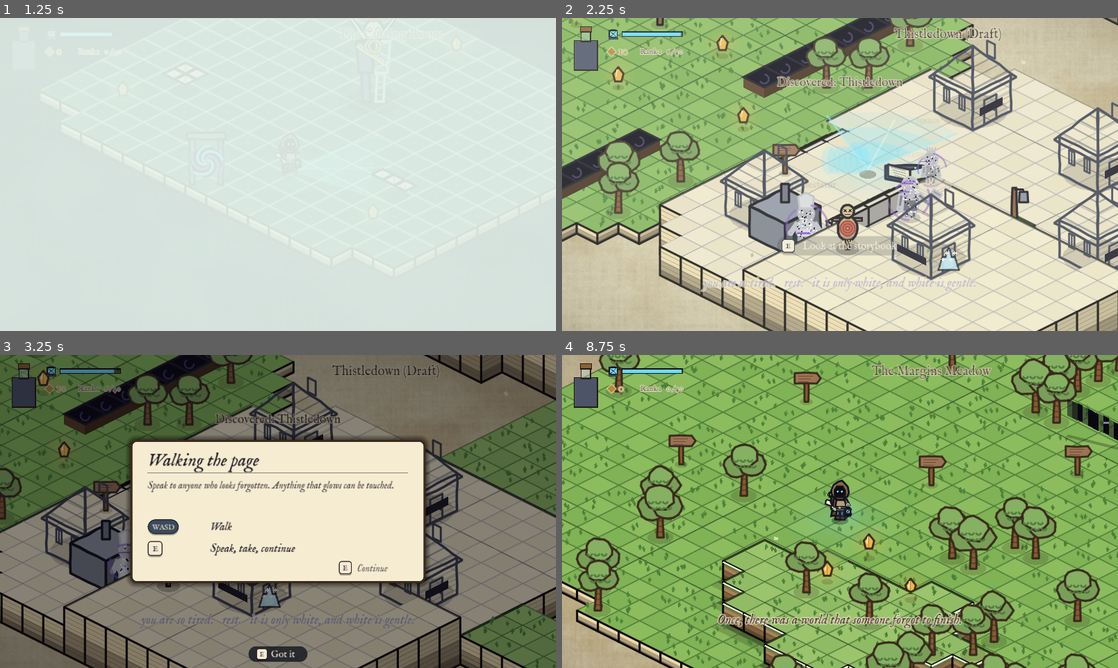
Above: before the commit, frames 1-4 (two rows, left to right).
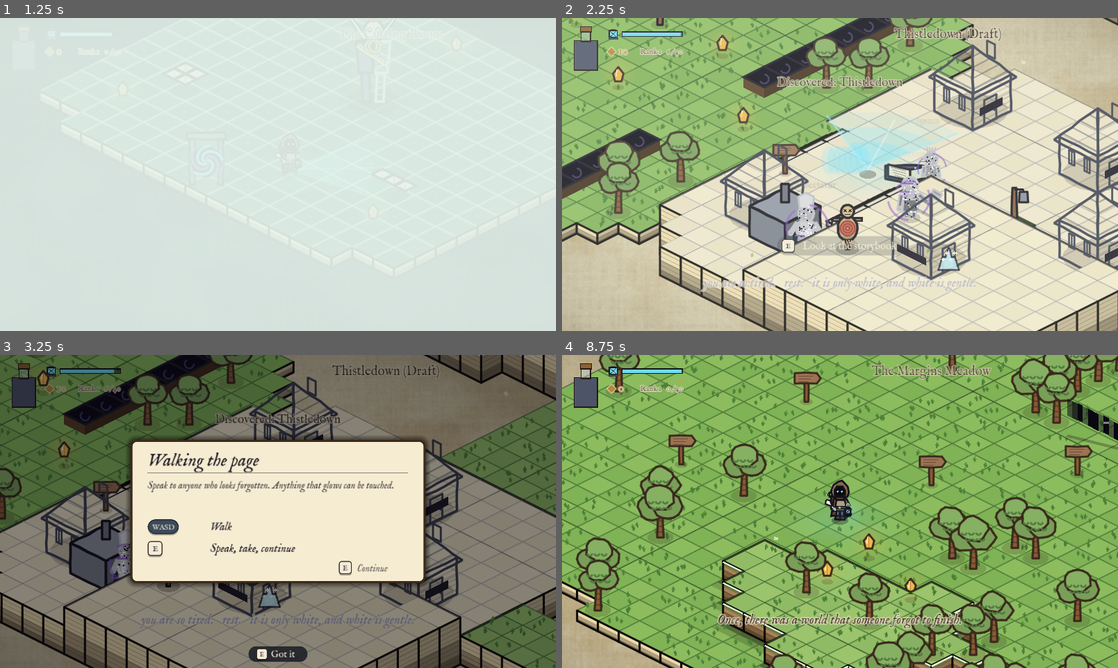
Above: after the commit, the same moments.

Repository: calebwilsonit-tech/The_Last_Storytender
Game: Godot game, scene res://scenes/editor_scissor.tscn
Same seed, same stepped clock (60 frames per second), same inputs: the game is played once before the commit and once after it. This scene is started directly instead of the project's main scene.
Inputs (mouse positions are in pixels of both pictures, inside the frame that each line leads up to):
- Up to frame 1 (1.25 s): tap Enter (ui_accept) at 0.5, 0.77, 1.07 s; move the mouse to (400, 158) at 0.52 s; hold D (move_right) from 0.53 s (still down); hold Q (lantern) from 0.53 s (still down); click (400, 158) at 0.67 s
- Up to frame 2 (2.25 s): release D (move_right) at 1.25 s; release Q (lantern) at 1.25 s; drag from (728, 190) to (812, 237) at 1.27 s; move the mouse to (895, 105) at 2.02 s; hold D (move_right) from 2.03 s (still down); hold Q (lantern) from 2.03 s (still down); tap Shift (dash) at 2.1 s
- Up to frame 3 (3.25 s): release D (move_right) at 2.75 s; release Q (lantern) at 2.75 s; drag from (250, 574) to (111, 464) at 2.77 s
- Up to frame 4 (8.75 s): move the mouse to (1006, 558) at 3.52 s; hold A (move_left) 3.53-4.25 s; hold E (interact) 3.53-4.25 s; tap Enter (ui_accept) at 3.77, 4.07, 6.77, 7.07 s; tap Q (lantern) every 1.5 s from 3.8 to 8.3 s; tap F12 (debug_reset) at 4.15 s; drag from (673, 464) to (756, 433) at 4.27 s; move the mouse to (867, 511) at 5.02 s; hold S (move_down) 5.03-5.75 s; hold V (paste) 5.03-5.75 s; click (867, 511) at 5.17 s; tap M (map) at 5.65 s; drag from (756, 433) to (728, 527) at 5.77 s; move the mouse to (962, 495) at 6.52 s; hold W (move_up) 6.53-7.25 s; hold Ctrl (sneak) 6.53-7.25 s; tap Escape (ui_cancel) at 7.15 s; drag from (728, 527) to (812, 574) at 7.27 s; move the mouse to (895, 442) at 8.02 s; hold S (move_down) from 8.03 s (still down); hold 3 (style_italic) from 8.03 s (still down)

Frame 1 is identical in both runs. In frame 2, 0.6% of the frame differs, in the area x 28-71%, y 8-71%; in frame 3, less than 0.1%; in frame 4, less than 0.1%.

Commit message:
Seal tree walls (wider tree colliders), fewer lantern posts (5), die to the last post you rested at, quit beside the nearest post, tighter see-through fading
Co-Authored-By: Claude Sonnet 5.5 <noreply@anthropic.com>
Claude-Session: https://claude.ai/code/session_016gJ6h7fwHSB3wbPLZqVGQo

Diff:
--- a/data/prologue_map.gd
+++ b/data/prologue_map.gd
@@ -17,7 +17,7 @@
 const OFFSET := Vector2i(64, 40)      # where the original 40x26 core sits (old saves are shifted by this)
 const START_CELL := Vector2i(16, 54)
 const REGIONS := {"m": "The Margins Meadow", "s": "The Page's Edge", "o": "The Old Meadow", "t": "Thistledown", "r": "The Whispering Orchard", "i": "The Ink-Wells", "h": "Mill Ridge", "g": "Graveyard of Deleted Scenes", "e": "The Margin Gate", "x": "The Hushed Glade", "n": "The Footnote Hollow"}
-const WAYPOINTS: Array[Dictionary] = [{"id": "meadow", "name …(113 unchanged characters)… ell": [46, 27], "region": "r"}, {"id": "wells", "name": "Ink-Well Lantern Post", "cell": [38, 70], "region": "i"}, {"id": "oldmeadow", "name": "Old Meadow Lantern Post", "cell": [76, 50], "region": "o"}, {"id": "square", "name": "Thistledown Square", "cell": [95, 52], "region": "t"}, {"id": "ridge", "name": "Mill Ridge Lantern Post", "cell": [92, 31], "region": "h"}, {"id": "graves", "name": "Graveyard Lantern Post", "cell": [79, 70], "region": "g"}, {"id": "gate", "name": "Margin Gate Lantern Post", "cell": [118, 52], "region": "e"}]
+const WAYPOINTS: Array[Dictionary] = [{"id": "meadow", "name …(113 unchanged characters)… ell": [46, 27], "region": "r"}, {"id": "oldmeadow", "name": "Old Meadow Lantern Post", "cell": [76, 50], "region": "o"}, {"id": "square", "name": "Thistledown Square", "cell": [95, 52], "region": "t"}, {"id": "gate", "name": "Margin Gate Lantern Post", "cell": [118, 52], "region": "e"}]
 const LORE := {"edge_1": [12, 52], "edge_2": [12, 58], "meadow_1": [22, 49], "meadow_2": [36, 60], "meadow_3": [50, 52] …(307 unchanged characters)…
 const CHESTS := {"34,65": "tier:1", "45,36": "tier:2", "31,85": "tier:2", "63,54": "tier:3", "105,27": "tier:3", "86,33 …(354 unchanged characters)…
 const RIDDLES := {"r0": {"stone": [39, 67], "gate": [37, 65], "axis": [0, 1], "chest": [34, 65], "prefix": "The gate is …(1004 unchanged characters)…
@@ -54,7 +54,7 @@
 	"                            T......T..T...T.......T.T.......T...               ............g..........T.....T....                   ",
 	"                             T.......T....T....... T.T....TTTT                 .......TT..Cq........n.T.....T...T                   ",
 	"                               .......T.T  ..TT.T.     .TT..                   ....TTTTTTT.....T....L.TT.U.TT.T..                   ",
-	"                                 ...T.      .....                                ..T.....T..Y...................                    ",
+	"                                 ...T.      .....                                ..T.....T......................                    ",
 	"                             .           .......T.                               ........TC........gq......S...                     ",
 	"                           ..... ...     .TTTTTTT.                               ..U..q..T.............T.....                       ",
 	"                           .T.C......    .T.....T.                               ........T..T.T...........                          ",
@@ -93,7 +93,7 @@
 	"                 T........T.T..T.....T.S..T....                         .........                                                   ",
 	"                       ........TTTTTTT....T....                         .........                                                   ",
 	"                           ....................                         ...........                                                 ",
-	"                              ........Y........                         .......Y....T                                               ",
+	"                              .................                         ............T                                               ",
 	"                                 ............T.                              .......T.....                                          ",
 	"                                    ...........                  .........T..................                                       ",
 	"                         ....T..    .........T.                 .....T...z.......C............                                      ",
--- a/scripts/game_state.gd
+++ b/scripts/game_state.gd
@@ -14,6 +14,12 @@
 var mnemosynth := 0
 var ink := 100.0                  # carried between scenes
 var spawn_cell := Vector2i(-1, -1)  # where the overworld should place the player (-1 = map start)
+var last_post := ""                 # the lantern post you last rested at or arrived by: where dying sends you
+var before_exit: Callable           # the overworld sets this so closing the game records the nearest post
+
+func prepare_exit() -> void:
+	if before_exit.is_valid():
+		before_exit.call()
 var flags: Dictionary = {}
 var in_dialogue := false
 
@@ -298,7 +304,7 @@
 		"inventory": inventory, "equipment": equipment, "quick_slots": quick_slots, "quick_active": quick_active,
 		"sources": sources.map(func(src): return {"id": src["id"], "x": src["origin"].x, "y": src["origin"].y, "r": src["radius"]}),
 		"town_published": town_published, "difficulty": difficulty,
-		"spawn": [spawn_cell.x, spawn_cell.y], "attrs": attrs, "free_points": free_points,
+		"spawn": [spawn_cell.x, spawn_cell.y], "last_post": last_post, "attrs": attrs, "free_points": free_points,
 	}
 	var f := FileAccess.open(SAVE_PATH, FileAccess.WRITE)
 	if f:
@@ -341,6 +347,7 @@
 		attrs[str(k)] = int(data["attrs"][k])
 	var sp: Array = data.get("spawn", [-1, -1])
 	spawn_cell = Vector2i(int(sp[0]), int(sp[1]))
+	last_post = str(data.get("last_post", ""))
 	if int(data.get("v", 1)) < 2:
 		# The overworld grew: the old 40x26 map now sits at an offset inside the larger one.
 		if spawn_cell.x >= 0:
@@ -376,4 +383,5 @@
 	sources.clear()
 	town_published = false
 	spawn_cell = Vector2i(-1, -1)
+	last_post = ""
 	in_dialogue = false
--- a/scripts/level_base.gd
+++ b/scripts/level_base.gd
@@ -387,14 +387,29 @@
 	var list: Array = []
 	if on:
 		var pl := _floor.level(pc)
+		# Only ground that is actually drawn over the Storytender fades. A raised cell covers the
+		# convex shape swept from its top face down to the level the player stands on, so test
+		# whether the player's head or chest lies inside that shape. (Fading everything in front,
+		# as before, left big see-through blocks of cliff hanging over houses and ground.)
+		var feet := _player.position + Vector2(0, -_player.elev)
+		var probes := [feet + Vector2(0, -34), feet + Vector2(0, -20), feet + Vector2(0, -6)]
 		for dx in range(0, 4):
 			for dy in range(0, 4):
 				if dx == 0 and dy == 0:
 					continue
 				var c := pc + Vector2i(dx, dy)
-				if _floor.cells.has(c) and (_floor.level(c) > pl or (_floor.stairs.has(c) and _floor.level(c) + 1 > pl)):
-					if _floor.level(c) > pl:
+				if not _floor.cells.has(c) or _floor.level(c) <= pl:
+					continue
+				var lc := float(_floor.level(c))
+				var hull_pts := PackedVector2Array()
+				for corner in [Vector2(-0.5, -0.5), Vector2(0.5, -0.5), Vector2(0.5, 0.5), Vector2(-0.5, 0.5)]:
+					hull_pts.append(Iso.pt(Vector2(c) + corner, lc))
+					hull_pts.append(Iso.pt(Vector2(c) + corner, float(pl)))
+				var hull := Geometry2D.convex_hull(hull_pts)
+				for pr: Vector2 in probes:
+					if Geometry2D.is_point_in_polygon(pr, hull):
 						list.append(c)
+						break
 	_floor.set_fade(list)
 	# tall props in front of the player
 	var pp := _player.position
--- a/scripts/main.gd
+++ b/scripts/main.gd
@@ -155,6 +155,7 @@
 	for w: Dictionary in PrologueMap.WAYPOINTS:
 		if w["id"] == id:
 			wp = w
+	GameState.last_post = id
 	if not GameState.waypoint_lit(id):
 		GameState.set_flag("wp_" + id)
 		_posts[id].variant = 1
@@ -194,6 +195,7 @@
 func travel_to(id: String) -> void:
 	for wp: Dictionary in PrologueMap.WAYPOINTS:
 		if wp["id"] == id and GameState.waypoint_lit(id):
+			GameState.last_post = id
 			GameState.spawn_cell = Vector2i(int(wp["cell"][0]), int(wp["cell"][1])) + Vector2i(0, 1)
 			Transition.go("res://scenes/main.tscn", Palette.PAPER_LIGHT)
 			return
@@ -327,12 +329,30 @@
 			_register(n, func(): return "Speak", _talk_maud)
 
 func _notification(what: int) -> void:
-	# Remember where you were if the game is closed mid-walk.
+	# If the game is closed mid-walk, you come back beside the nearest lantern post.
 	if what == NOTIFICATION_WM_CLOSE_REQUEST and _player and is_instance_valid(_player):
-		GameState.spawn_cell = _floor.cell_at(_player.position)
+		_record_exit_post()
 		GameState.save_game()
 
+## Saving and leaving: the next session starts beside the post closest to where you stopped.
+func _record_exit_post() -> void:
+	if _player == null or not is_instance_valid(_player):
+		return
+	var here := _floor.cell_at(_player.position)
+	var best_d := INF
+	for wp: Dictionary in PrologueMap.WAYPOINTS:
+		var c := Vector2i(int(wp["cell"][0]), int(wp["cell"][1]))
+		var dd := Vector2(c - here).length()
+		if dd < best_d:
+			best_d = dd
+			GameState.spawn_cell = c + Vector2i(0, 1)
+
+func _exit_tree() -> void:
+	if GameState.before_exit == Callable(self, "_record_exit_post"):
+		GameState.before_exit = Callable()
+
 func _level_ready() -> void:
+	GameState.before_exit = Callable(self, "_record_exit_post")
 	_floor.static_world = true      # the overworld ground never changes: no safety repaints
 	_setup_chunks()
 	Settings.quality_changed.connect(_setup_chunks)
@@ -602,8 +622,12 @@
 		return "Garrick's Terrace"
 	return PrologueMap.region_name(cell)
 
-## You wake at the nearest lit lantern post, or at the start if you have not lit one.
+## You wake at the last lantern post you rested at (or travelled to), else the nearest lit one, else the start.
 func _checkpoint_for(cell: Vector2i) -> Vector2:
+	if GameState.last_post != "" and GameState.waypoint_lit(GameState.last_post):
+		for wp: Dictionary in PrologueMap.WAYPOINTS:
+			if wp["id"] == GameState.last_post:
+				return Iso.to_screen(Vector2(int(wp["cell"][0]), int(wp["cell"][1])) + Vector2(0, 1))
 	var best := Vector2.ZERO
 	var best_d := INF
 	for wp: Dictionary in PrologueMap.WAYPOINTS:
--- a/scripts/pause_menu.gd
+++ b/scripts/pause_menu.gd
@@ -68,11 +68,13 @@
 			_view.hide()
 			_settings.open()
 		"title":
+			GameState.prepare_exit()
 			GameState.save_game()
 			Telemetry.flush()
 			close()
 			Transition.go("res://scenes/title.tscn")
 		"quit":
+			GameState.prepare_exit()
 			GameState.save_game()
 			Telemetry.flush()
 			get_tree().quit()
--- a/scripts/prop.gd
+++ b/scripts/prop.gd
@@ -31,7 +31,10 @@
 	Settings.quality_changed.connect(func(): _stale = true; _drawn_once = false)
 	var poly := CollisionPolygon2D.new()
 	match kind:
-		Kind.TREE, Kind.SIGN:
+		Kind.TREE:
+			# wide enough that the gap between two neighbouring trees is narrower than the Storytender
+			poly.polygon = Iso.diamond(Vector2.ZERO, 0.76)
+		Kind.SIGN:
 			poly.polygon = Iso.diamond(Vector2.ZERO, 0.45)
 		Kind.HOUSE, Kind.FORGE:
 			poly.polygon = Iso.diamond(Vector2.ZERO, 1.8)
